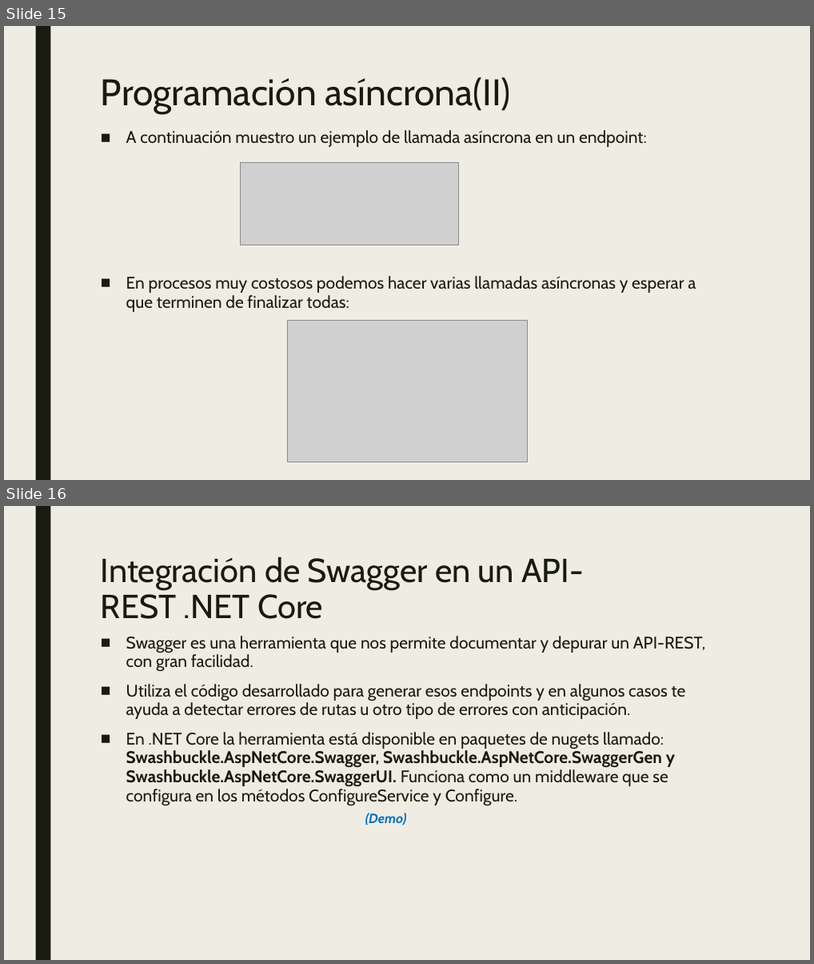
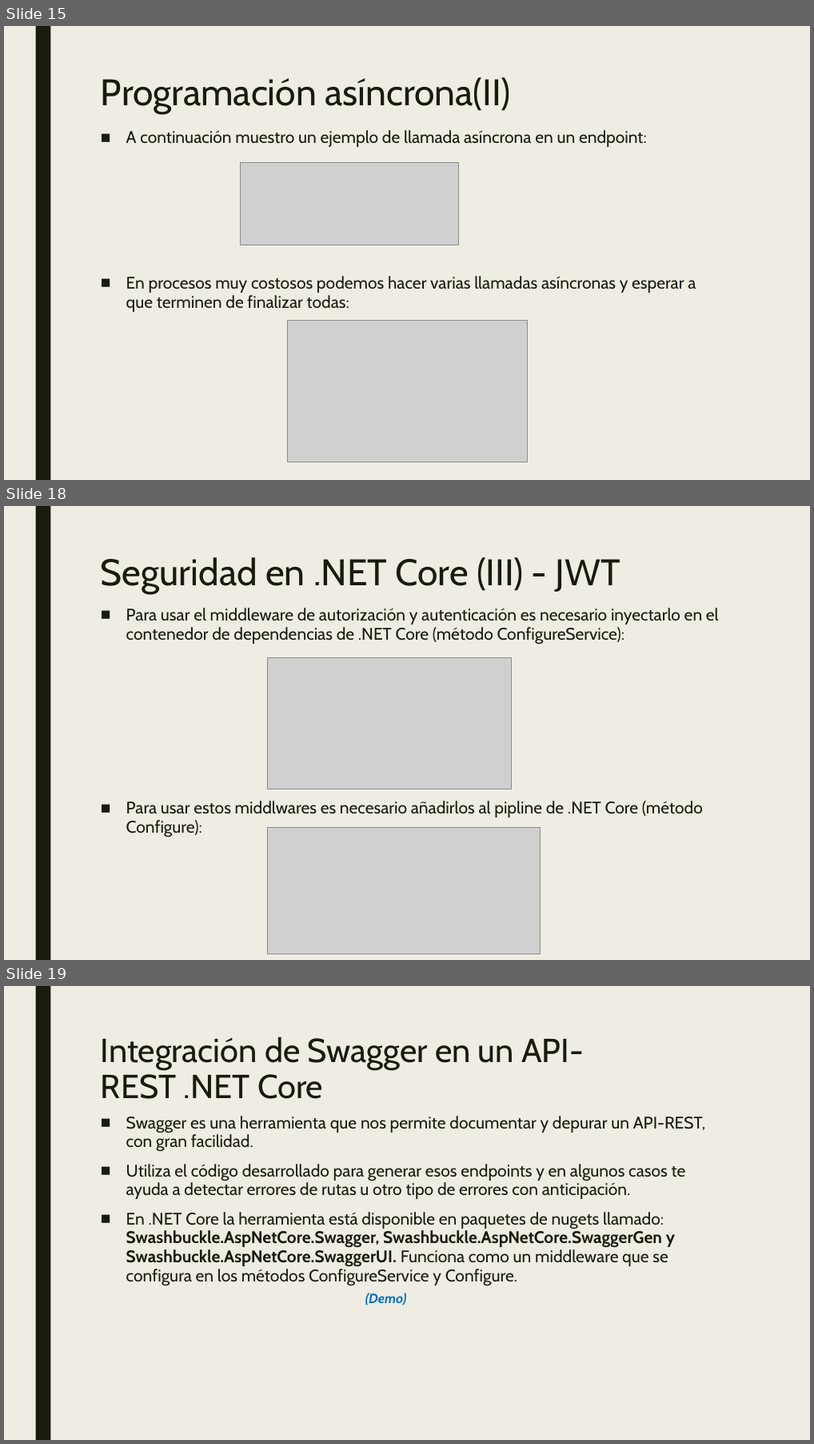
Before and after one commit to dadjh85/Demo4-Curso-.NetCore3.1, a slide deck: doc/Demo4- Curso .NET Core.pptx. Shown one above the other, each under a label of ours: slides 15 and 16 before the commit, slides 15, 18 and 19 after it; the slides between them are not shown. The pictures are 814x964 and 814x1444 pixels, drawn with LibreOffice and Linux fonts; fonts in the diff are those of the drawing; grey boxes stand for pictures. Boxes give left, top, right and bottom in pixels: in the first picture for what was removed or moved away, otherwise in the second. Text is boxed around its words. In the diff, an @@ line names an element or a change of style, - is before the commit and + after.

Commit message:
* Init segurity .net core

```diff
--- a/doc/Demo4- Curso .NET Core.pptx
+++ b/doc/Demo4- Curso .NET Core.pptx
@@ slide 18 added at box(4, 506, 810, 960), background #EFEDE3; not listed: 1 template element that a slide beside it also shows @@
@@ title added at box(101, 557, 621, 594), 44 pt, text #191B0E @@
+Seguridad en .NET Core (III) - JWT
@@ text added at box(126, 608, 719, 837), 20 pt, text #191B0E @@
+■ Para usar el middleware de autorización y autenticación es necesario inyectarlo en el contenedor de dependencias de .NET Core (método ConfigureService):
+■ Para usar estos middlwares es necesario añadirlos al pipline de .NET Core (método Configure):
@@ picture added at box(267, 658, 511, 789) @@
@@ picture added at box(267, 828, 540, 954) @@
@@ what was slide 16 is now slide 19 @@
```
Also in this commit, not shown: 1 slide changed, 2 other slides added, 2 other files.
